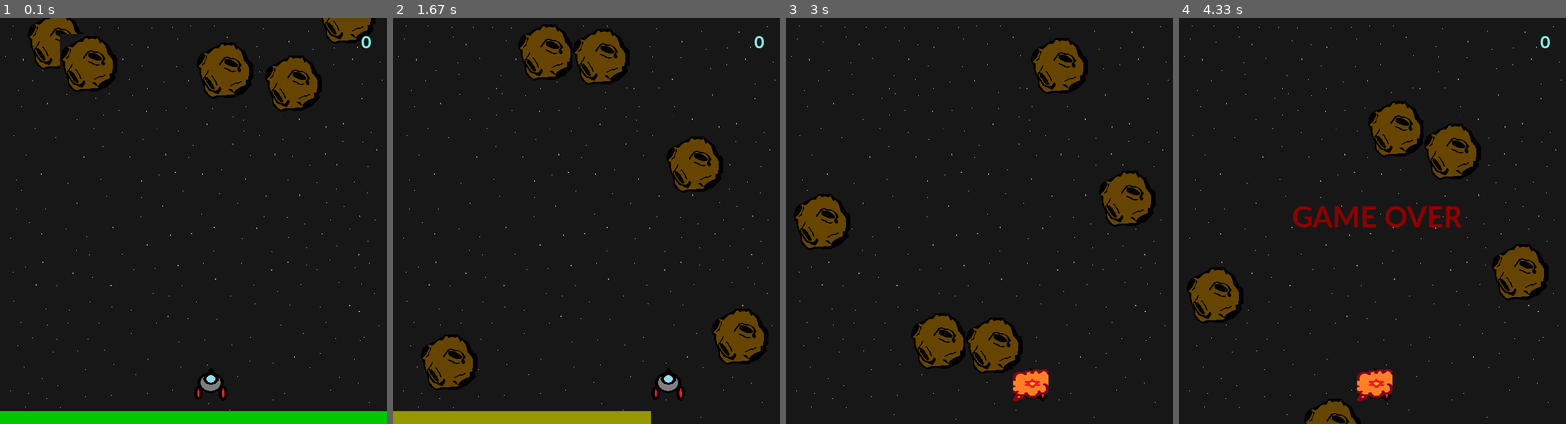
Above: before the commit, frames 1-4 (left to right).
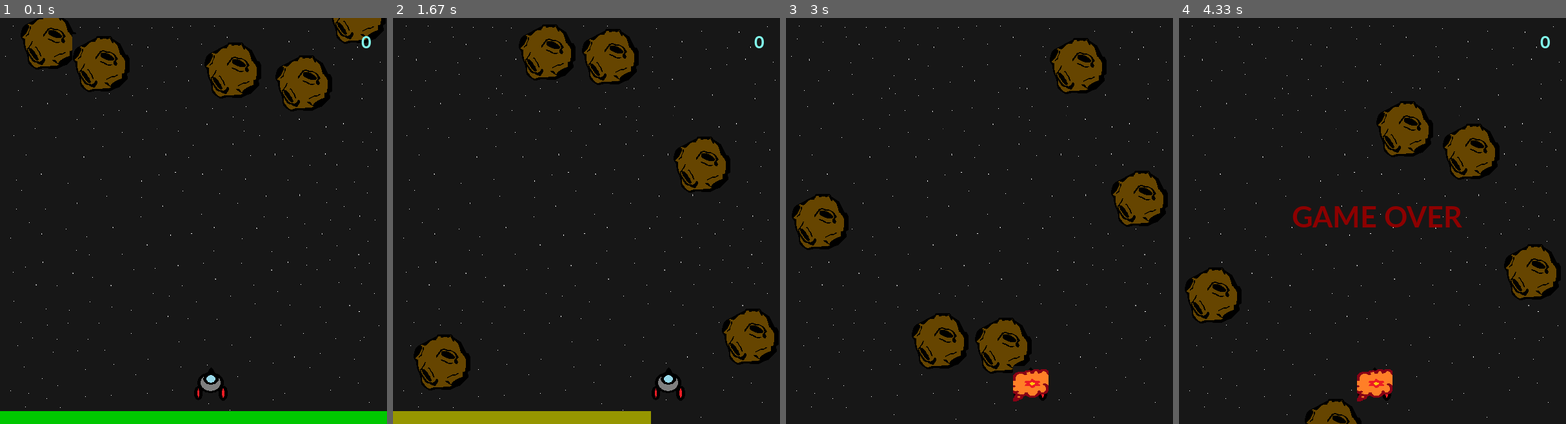
Above: after the commit, the same moments.

Repository: joaops-sousa/Asteroids-Pygame
Game: pygame game, started from Asteroides.py
The game is run twice, just before and just after one commit, with the same random seed, the same clock (stepped at 60 frames per second) and the same inputs.
Inputs:
- Up to frame 1 (0.1 s): no input
- Up to frame 2 (1.67 s): hold Right 0.33-0.8 s; hold Right 0.83-1.3 s; hold Left from 1.33 s (still down)
- Up to frame 3 (3 s): release Left at 1.87 s; hold Left 1.9-2.3 s; hold Right 2.33-2.97 s
- Up to frame 4 (4.33 s): hold Left 3-3.47 s; hold Right 3.5-3.97 s

The runs differ from the first frame. In frame 1, 3.2% of the frame differs, in the area x 5-99%, y 0-23%; in frame 2, 2.9%; in frame 3, 3.2%, in the area x 2-98%, y 5-88%; in frame 4, 3.1%.

Commit message:
Ajuste meteoro

Diff:
--- a/Asteroides.py
+++ b/Asteroides.py
@@ -57,7 +57,7 @@
     if y_m1 <= 590:
         y_m1 += 6
     else:
-        x_m1 = random.randint(1,80)
+        x_m1 = random.randint(1,60)
         y_m1 = 0
 
 def meteoro2 (screen,x,y):
@@ -69,7 +69,7 @@
     if y_m2 <= 590:
         y_m2 += 7
     else:
-        x_m2 = random.randint(90,200)
+        x_m2 = random.randint(110,200)
         y_m2 = 0
 
 def meteoro3 (screen,x,y):
@@ -81,7 +81,7 @@
     if y_m3 <= 590:
         y_m3 += 7
     else:
-        x_m3 = random.randint(220,320)
+        x_m3 = random.randint(240,330)
         y_m3 = 0
 
 def meteoro4 (screen,x,y):
@@ -93,7 +93,7 @@
     if y_m4 <= 590:
         y_m4 += 7
     else:
-        x_m4 = random.randint(350,450)
+        x_m4 = random.randint(390,450)
         y_m4 = 0
 
 def meteoro5 (screen,x,y):
@@ -105,23 +105,23 @@
     if y_m5 <= 590:
         y_m5 += 6
     else:
-        x_m5 = random.randint(480,550)
+        x_m5 = random.randint(500,550)
         y_m5 = 0
 
 #Variavel Meteoro
-x_m1 = random.randint(1,80)
+x_m1 = random.randint(1,60)
 y_m1 = -40
 
-x_m2 = random.randint(90,200)
+x_m2 = random.randint(110,200)
 y_m2 = -10
 
-x_m3 = random.randint(220,320)
+x_m3 = random.randint(240,330)
 y_m3 = 0
 
-x_m4 = random.randint(350,450)
+x_m4 = random.randint(390,450)
 y_m4 = 20
 
-x_m5 = random.randint(480,550)
+x_m5 = random.randint(500,550)
 y_m5 = -80
 
 
@@ -200,7 +200,7 @@
     if x_m1<= x_nave+55 and x_m1+85>= x_nave:
         if y_nave - (y_m1+70)<= 1:
             vida -=1
-            x_m1 = random.randint(1,80)
+            x_m1 = random.randint(1,60)
             y_m1 = -40
             boom.play()
             screen.blit(explosao,[x_nave,y_nave])
@@ -209,7 +209,7 @@
     if x_m2<= x_nave+55 and x_m2+85>= x_nave:
         if y_nave - (y_m2+70) <= 1:
             vida -= 1
-            x_m2 = random.randint(90,200)
+            x_m2 = random.randint(110,200)
             y_m2 = -10
             boom.play()
             screen.blit(explosao,[x_nave,y_nave])
@@ -218,7 +218,7 @@
     if x_m3<= x_nave+55 and x_m3+85>= x_nave:
         if y_nave - (y_m3+70) <= 1:
             vida -= 1
-            x_m3 = random.randint(220,320)
+            x_m3 = random.randint(240,330)
             y_m3 = 0
             boom.play()
             screen.blit(explosao,[x_nave,y_nave])
@@ -227,7 +227,7 @@
     if x_m4<= x_nave+55 and x_m4+85>= x_nave:
         if y_nave - (y_m4+70) <= 1:
             vida -=1
-            x_m4 = random.randint(350,450)
+            x_m4 = random.randint(390,450)
             y_m4 = 20
             boom.play()
             screen.blit(explosao,[x_nave,y_nave])
@@ -236,7 +236,7 @@
     if x_m5<= x_nave+55 and x_m5+85>= x_nave:
         if y_nave - (y_m5+70)<=1:
             vida -=1
-            x_m5 = random.randint(480,550)
+            x_m5 = random.randint(500,550)
             y_m5 = -80
             boom.play()
             screen.blit(explosao,[x_nave,y_nave])
@@ -263,7 +263,7 @@
                 pontos += 1
                 t = 0
                 yt = y_nave - 20
-                x_m1 = random.randint(1,80)
+                x_m1 = random.randint(1,60)
                 y_m1 = -40
                 smash.play()
 
@@ -274,7 +274,7 @@
                 t = 0
                 yt = y_nave - 20
 
-                x_m2 = random.randint(90,200)
+                x_m2 = random.randint(110,200)
                 y_m2 = -10
                 smash.play()
 
@@ -284,7 +284,7 @@
                 t = 0
                 yt = y_nave-20
 
-                x_m3 = random.randint(220,320)
+                x_m3 = random.randint(240,330)
                 y_m3 = 0
                 smash.play()
 
@@ -294,7 +294,7 @@
                 t = 0
                 yt = y_nave-20
 
-                x_m4 = random.randint(350,450)
+                x_m4 = random.randint(390,450)
                 y_m4 = 20
                 smash.play()
 
@@ -304,7 +304,7 @@
                 t = 0
                 yt = y_nave-20
 
-                x_m5 = random.randint(480,550)
+                x_m5 = random.randint(500,550)
                 y_m5 = -80
                 smash.play()
 
